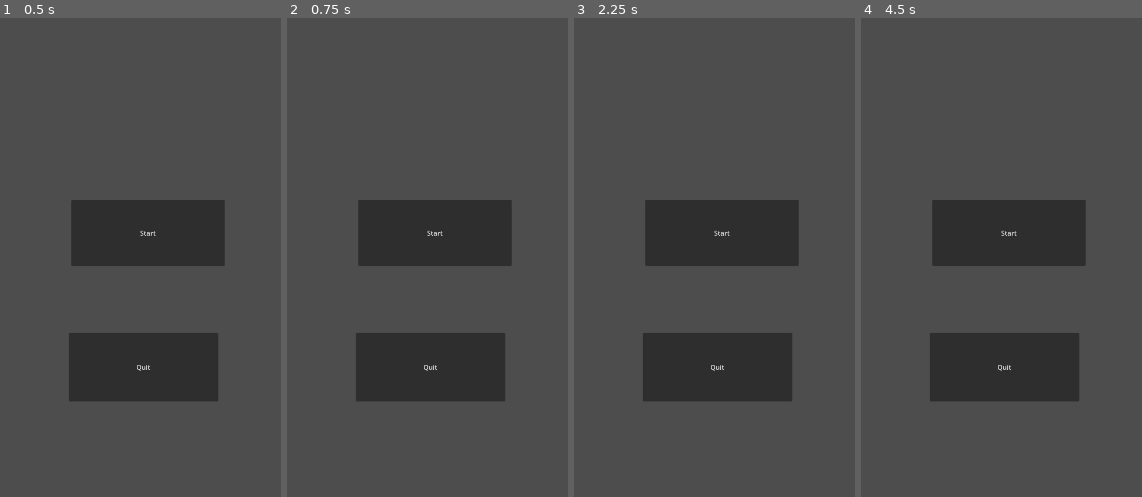
Above: before the commit, frames 1-4 (left to right).
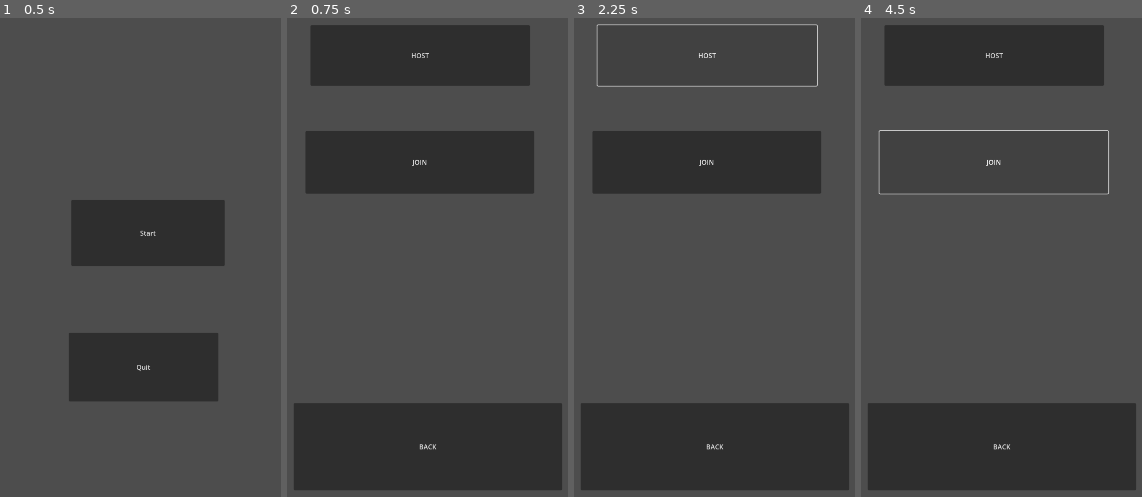
Above: after the commit, the same moments.

Repository: Koloss0/Out-Of-The-Gutter
Game: Godot game, scene res://Scenes/title_page.tscn
Same seed, same stepped clock (60 frames per second), same inputs: the game is played once before the commit and once after it.
Inputs (mouse positions are in pixels of both pictures, inside the frame that each line leads up to):
- Up to frame 1 (0.5 s): no input
- Up to frame 2 (0.75 s): click "Start" at 0.5 s
- Up to frame 3 (2.25 s): click (722, 233) at 1.25 s, where only the run before the commit has a clickable "Start"; click (706, 56) at 2 s, where only the run after the commit has a clickable "HOST"
- Up to frame 4 (4.5 s): click (1001, 449) at 2.75 s, where only the run after the commit has a clickable "BACK"; click "Start" at 3.5 s; click (993, 161) at 4.25 s, where only the run after the commit has a clickable "JOIN"

Frame 1 is identical in both runs. In frame 2, 53% of the frame differs, in the area x 2-98%, y 1-99%; in frame 3, 43%; in frame 4, 43%.

Commit message:
fix: fixed loading screen occluding mouse input

Diff:
--- a/Autoloads/scene_transitioner.gd
+++ b/Autoloads/scene_transitioner.gd
@@ -1,6 +1,9 @@
 extends CanvasLayer
 
 @onready var animation_player: AnimationPlayer = $AnimationPlayer
+
+func _ready() -> void:
+	hide()
 
 func fade_in() -> Signal:
 	animation_player.play("fade_in")
--- a/Autoloads/scene_transitioner.tscn
+++ b/Autoloads/scene_transitioner.tscn
@@ -17,10 +17,55 @@
 "update": 0,
 "values": [Color(1, 1, 1, 0), Color(1, 1, 1, 1)]
 }
+tracks/1/type = "method"
+tracks/1/imported = false
+tracks/1/enabled = true
+tracks/1/path = NodePath(".")
+tracks/1/interp = 1
+tracks/1/loop_wrap = true
+tracks/1/keys = {
+"times": PackedFloat32Array(0),
+"transitions": PackedFloat32Array(1),
+"values": [{
+"args": [],
+"method": &"show"
+}]
+}
+
+[sub_resource type="Animation" id="Animation_3p51b"]
+resource_name = "fade_out"
+length = 0.5
+tracks/0/type = "value"
+tracks/0/imported = false
+tracks/0/enabled = true
+tracks/0/path = NodePath("Curtain:modulate")
+tracks/0/interp = 1
+tracks/0/loop_wrap = true
+tracks/0/keys = {
+"times": PackedFloat32Array(0, 0.5),
+"transitions": PackedFloat32Array(1, 1),
+"update": 0,
+"values": [Color(1, 1, 1, 1), Color(1, 1, 1, 0)]
+}
+tracks/1/type = "method"
+tracks/1/imported = false
+tracks/1/enabled = true
+tracks/1/path = NodePath(".")
+tracks/1/interp = 1
+tracks/1/loop_wrap = true
+tracks/1/keys = {
+"times": PackedFloat32Array(0.5),
+"transitions": PackedFloat32Array(1),
+"values": [{
+"args": [],
+"method": &"hide"
+}]
+}
 
 [sub_resource type="AnimationLibrary" id="AnimationLibrary_lljw4"]
 _data = {
-"fade_in": SubResource("Animation_6tx4c")
+"fade_in": SubResource("Animation_6tx4c"),
+"fade_out": SubResource("Animation_3p51b")
 }
 
 [node name="SceneTransitioner" type="CanvasLayer"]
Not shown: 1 places in Autoloads/scene_transitioner.tscn that only renumber resources
Not shown: 1 places in Scenes/Open_Pipe.tscn that only renumber resources
Not shown: 1 places in Scenes/Pipe.tscn that only renumber resources
